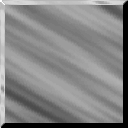
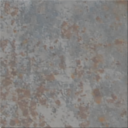
Comparing the layer stacks of the two (128, 128) images. Changes:
added layer "Layer #1" (grain merge) above "Layer" over [0, 0, 128, 128]
painted on "Background" over [5, 5, 123, 123]
